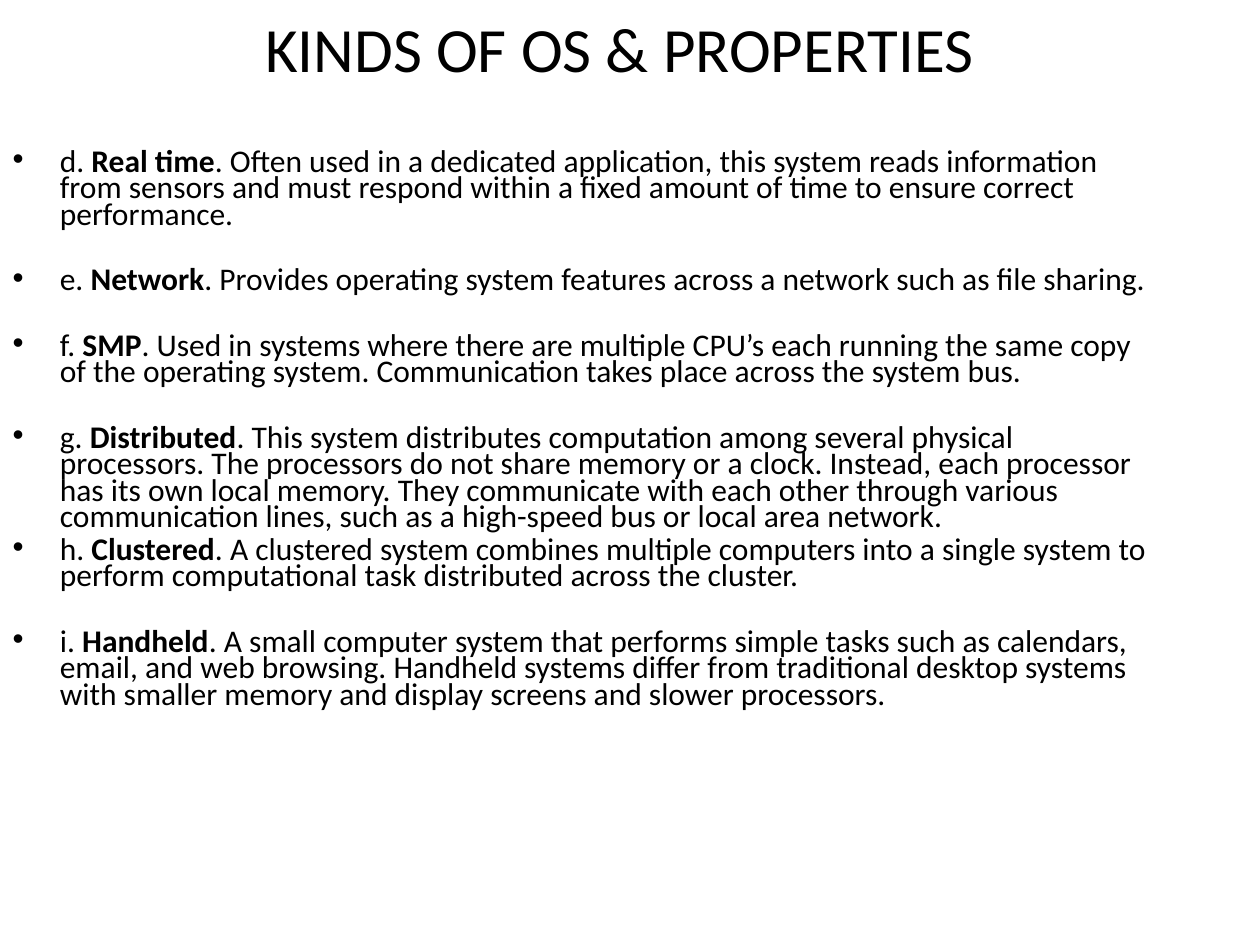
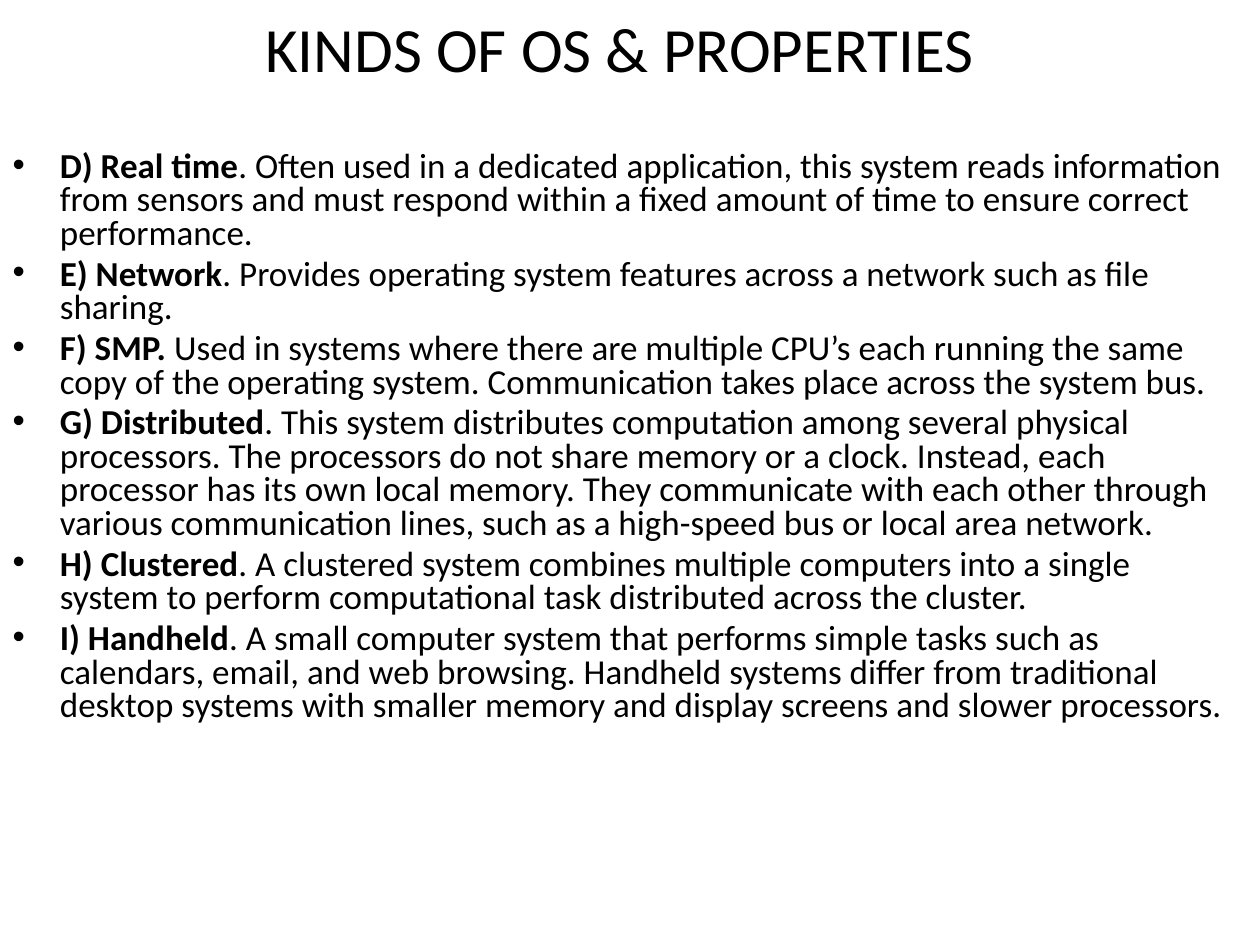
Before and after one commit to PrashanthSingaravelan/Fall-Semester-2020-2021, a slide deck: slide 48 of CSI1002 Operating System Principles/Geraldine/Module 1 Introduction.pptx. Drawn at 1260x945 pixels with LibreOffice and Linux fonts; fonts in the diff are those of the drawing. Boxes give left, top, right and bottom in pixels: in the first picture for what was removed or moved away, otherwise in the second. Text is boxed around its words. In the diff, an @@ line names an element or a change of style, - is before the commit and + after.

```diff
--- a/CSI1002 Operating System Principles/Geraldine/Module 1 Introduction.pptx
+++ b/CSI1002 Operating System Principles/Geraldine/Module 1 Introduction.pptx
@@ text at bbox=[60, 152, 1221, 723]: text changed; size 18 to 20 pt @@
-• d. Real time. Often used in a dedicated application, this system reads information from sensors and must respond within a fixed amount of time to ensure correct performance.
-• e. Network. Provides operating system features across a network such as file sharing.
-• f. SMP. Used in systems where there are multiple CPU’s each running the same copy of the operating system. Communication takes place across the system bus.
-• g. Distributed. This system distributes computation among several physical processors. The processors do not share memory or a clock. Instead, each processor has its own local memory. They communicate with each other through various communication lines, such as a high-speed bus or local area network.
-• h. Clustered. A clustered system combines multiple computers into a single system to perform computational task distributed across the cluster.
-• i. Handheld. A small computer system that performs simple tasks such as calendars, email, and web browsing. Handheld systems differ from traditional desktop systems with smaller memory and display screens and slower processors.
+• D) Real time. Often used in a dedicated application, this system reads information from sensors and must respond within a fixed amount of time to ensure correct performance.
+• E) Network. Provides operating system features across a network such as file sharing.
+• F) SMP. Used in systems where there are multiple CPU’s each running the same copy of the operating system. Communication takes place across the system bus.
+• G) Distributed. This system distributes computation among several physical processors. The processors do not share memory or a clock. Instead, each processor has its own local memory. They communicate with each other through various communication lines, such as a high-speed bus or local area network.
+• H) Clustered. A clustered system combines multiple computers into a single system to perform computational task distributed across the cluster.
+• I) Handheld. A small computer system that performs simple tasks such as calendars, email, and web browsing. Handheld systems differ from traditional desktop systems with smaller memory and display screens and slower processors.
```
Also in this commit, not shown: 8 other slides changed, 1 slide added, 1 slide removed, 21 other files.
